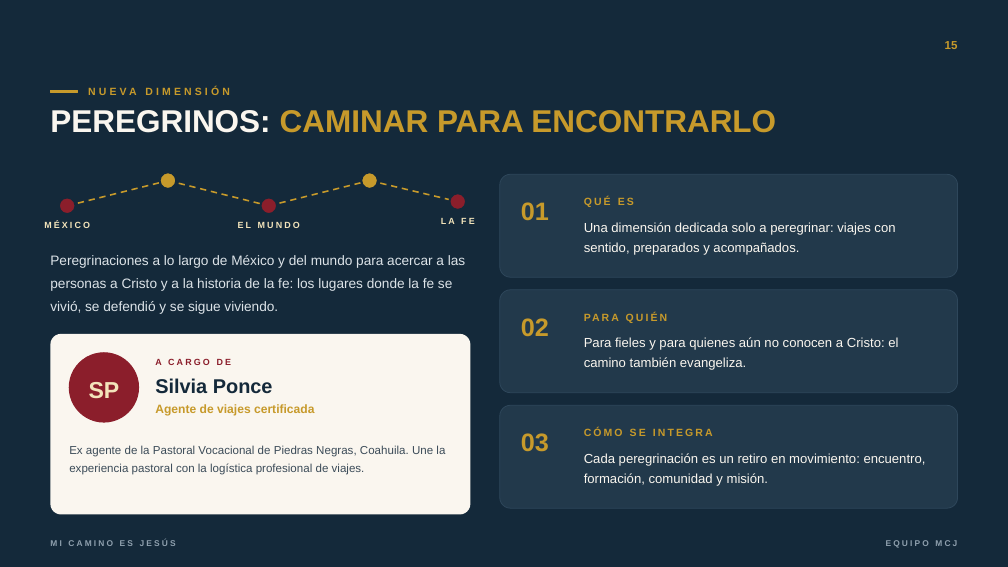
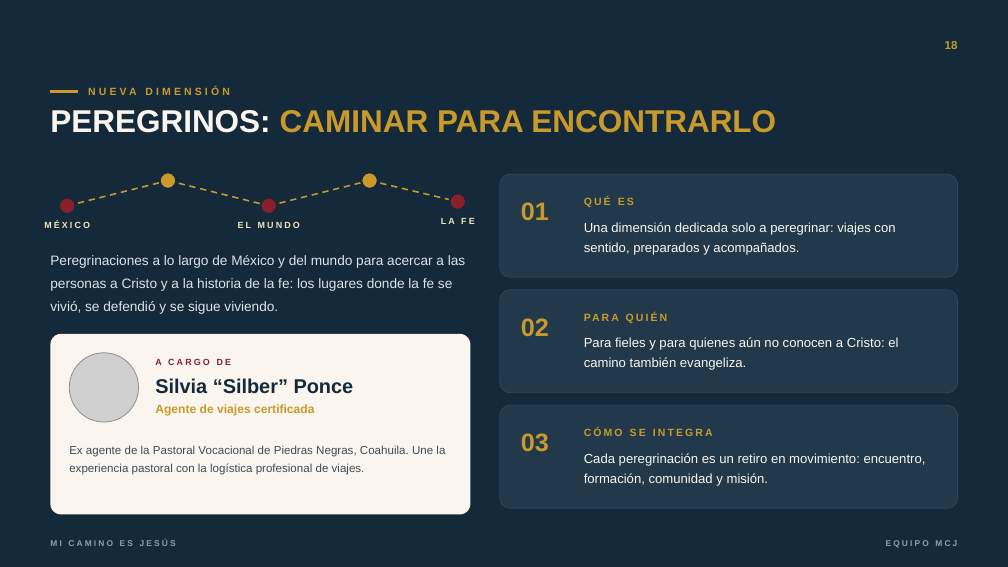
Before and after one commit to iikno/micaminoesjesus, a slide deck: slide 18 of presentacion/MCJ-Presentacion-Equipo.pptx (slide 15 before the commit). Drawn at 1008x567 pixels with LibreOffice and Linux fonts; fonts in the diff are those of the drawing; grey boxes stand for pictures; background and template pictures are left out. Boxes give left, top, right and bottom in pixels: in the first picture for what was removed or moved away, otherwise in the second. Text is boxed around its words. In the diff, an @@ line names an element or a change of style, - is before the commit and + after.

```diff
--- a/presentacion/MCJ-Presentacion-Equipo.pptx
+++ b/presentacion/MCJ-Presentacion-Equipo.pptx
@@ ellipse removed at (70, 353, 139, 423) @@
@@ picture added at (70, 353, 139, 423) @@
@@ text removed at (89, 382, 120, 398) @@
-SP
@@ text at (155, 378, 354, 394): text changed @@
-Silvia Ponce
+Silvia “Silber” Ponce
```
Also in this commit, not shown: 10 other slides changed, 3 slides added, 7 other files.
